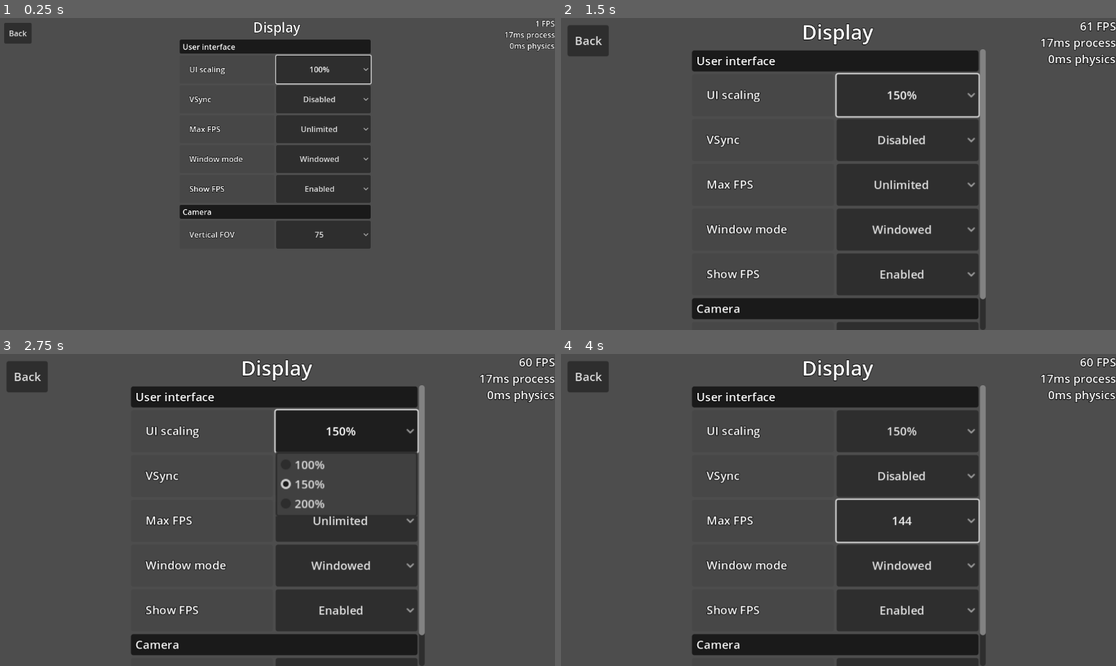
Above: before the commit, frames 1-4 (two rows, left to right).
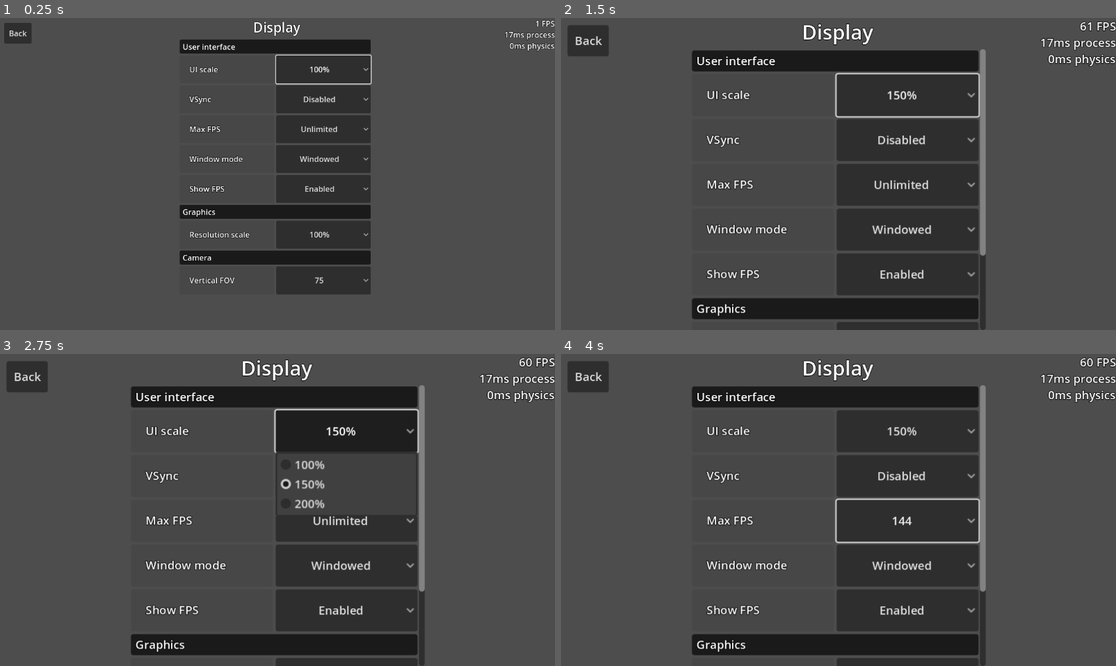
Above: after the commit, the same moments.

Repository: matmas/spacecraft3d
Game: Godot game, scene res://menus/display_menu/display_menu.tscn
Same seed, same stepped clock (60 frames per second), same inputs: the game is played once before the commit and once after it. This scene is started directly instead of the project's main scene.
Inputs:
- Up to frame 1 (0.25 s): no input
- Up to frame 2 (1.5 s): click "100%" at 0.5 s; click "Disabled" at 1.25 s
- Up to frame 3 (2.75 s): click "150%" at 2 s
- Up to frame 4 (4 s): click "Unlimited" at 2.75 s; click "Windowed" at 3.5 s

The runs differ from the first frame. In frame 1, 3.4% of the frame differs, in the area x 32-67%, y 15-89%; in frame 2, 0.3%; in frame 3, 0.3%; in frame 4, 0.3%.

Commit message:
Add resolution scaling option

Diff:
--- a/game_options/game_options_autoload.gd
+++ b/game_options/game_options_autoload.gd
@@ -4,12 +4,13 @@
 
 
 var _option_handlers: Array[OptionHandler] = [
-	preload("option_handlers/ui_scaling.gd").new(),
+	preload("option_handlers/ui_scale.gd").new(),
 	preload("option_handlers/vsync.gd").new(),
 	preload("option_handlers/max_fps.gd").new(),
 	preload("option_handlers/window_mode.gd").new(),
 	preload("option_handlers/fps_counter.gd").new(),
 	preload("option_handlers/camera_fov.gd").new(),
+	preload("option_handlers/3d_scale.gd").new(),
 ]
 var _option_handlers_dict := {}
 var config := ConfigFile.new()
--- /dev/null
+++ b/game_options/option_handlers/3d_scale.gd
@@ -0,0 +1,25 @@
+extends OptionHandler
+
+
+func section() -> String:
+	return "display"
+
+
+func key() -> String:
+	return "3d_scale"
+
+
+func set_value(value: Variant) -> void:
+	get_viewport().scaling_3d_scale = value
+
+
+func get_value() -> Variant:
+	return get_viewport().scaling_3d_scale
+
+
+func get_value_from_string(value: String) -> Variant:
+	return int(value.rstrip("%")) / 100.0
+
+
+func get_possible_string_values() -> Array[String]:
+	return ["25%", "50%", "100%", "200%"]
--- a/game_options/option_handlers/ui_scaling.gd
+++ b/game_options/option_handlers/ui_scale.gd
@@ -6,7 +6,7 @@
 
 
 func key() -> String:
-	return "ui_scaling"
+	return "ui_scale"
 
 
 func set_value(value: Variant) -> void:
--- a/menus/display_menu/display_menu.tscn
+++ b/menus/display_menu/display_menu.tscn
@@ -33,6 +33,7 @@
 [node name="JoypadScrollContainer" type="ScrollContainer" parent="Table"]
 layout_mode = 2
 size_flags_vertical = 3
+follow_focus = true
 horizontal_scroll_mode = 0
 script = ExtResource("2_utw8y")
 
@@ -48,22 +49,22 @@
 theme_type_variation = &"CategoryHeader"
 text = "User interface"
 
-[node name="UIScaling" type="HBoxContainer" parent="Table/JoypadScrollContainer/Body/List"]
+[node name="UIScale" type="HBoxContainer" parent="Table/JoypadScrollContainer/Body/List"]
 layout_mode = 2
 
-[node name="Label" type="Label" parent="Table/JoypadScrollContainer/Body/List/UIScaling"]
+[node name="Label" type="Label" parent="Table/JoypadScrollContainer/Body/List/UIScale"]
 layout_mode = 2
 size_flags_horizontal = 3
 theme_type_variation = &"CategoryItem"
-text = "UI scaling"
+text = "UI scale"
 
-[node name="OptionButton" type="OptionButton" parent="Table/JoypadScrollContainer/Body/List/UIScaling"]
+[node name="OptionButton" type="OptionButton" parent="Table/JoypadScrollContainer/Body/List/UIScale"]
 layout_mode = 2
 size_flags_horizontal = 3
 alignment = 1
 script = ExtResource("3_4k556")
 key = "display"
-section = "ui_scaling"
+section = "ui_scale"
 
 [node name="VSync" type="HBoxContainer" parent="Table/JoypadScrollContainer/Body/List"]
 layout_mode = 2
@@ -133,6 +134,28 @@
 key = "display"
 section = "fps_counter"
 
+[node name="Graphics" type="Label" parent="Table/JoypadScrollContainer/Body/List"]
+layout_mode = 2
+theme_type_variation = &"CategoryHeader"
+text = "Graphics"
+
+[node name="ResolutionScaling" type="HBoxContainer" parent="Table/JoypadScrollContainer/Body/List"]
+layout_mode = 2
+
+[node name="Label" type="Label" parent="Table/JoypadScrollContainer/Body/List/ResolutionScaling"]
+layout_mode = 2
+size_flags_horizontal = 3
+theme_type_variation = &"CategoryItem"
+text = "Resolution scale"
+
+[node name="OptionButton" type="OptionButton" parent="Table/JoypadScrollContainer/Body/List/ResolutionScaling"]
+layout_mode = 2
+size_flags_horizontal = 3
+alignment = 1
+script = ExtResource("3_4k556")
+key = "display"
+section = "3d_scale"
+
 [node name="Camera" type="Label" parent="Table/JoypadScrollContainer/Body/List"]
 layout_mode = 2
 theme_type_variation = &"CategoryHeader"
